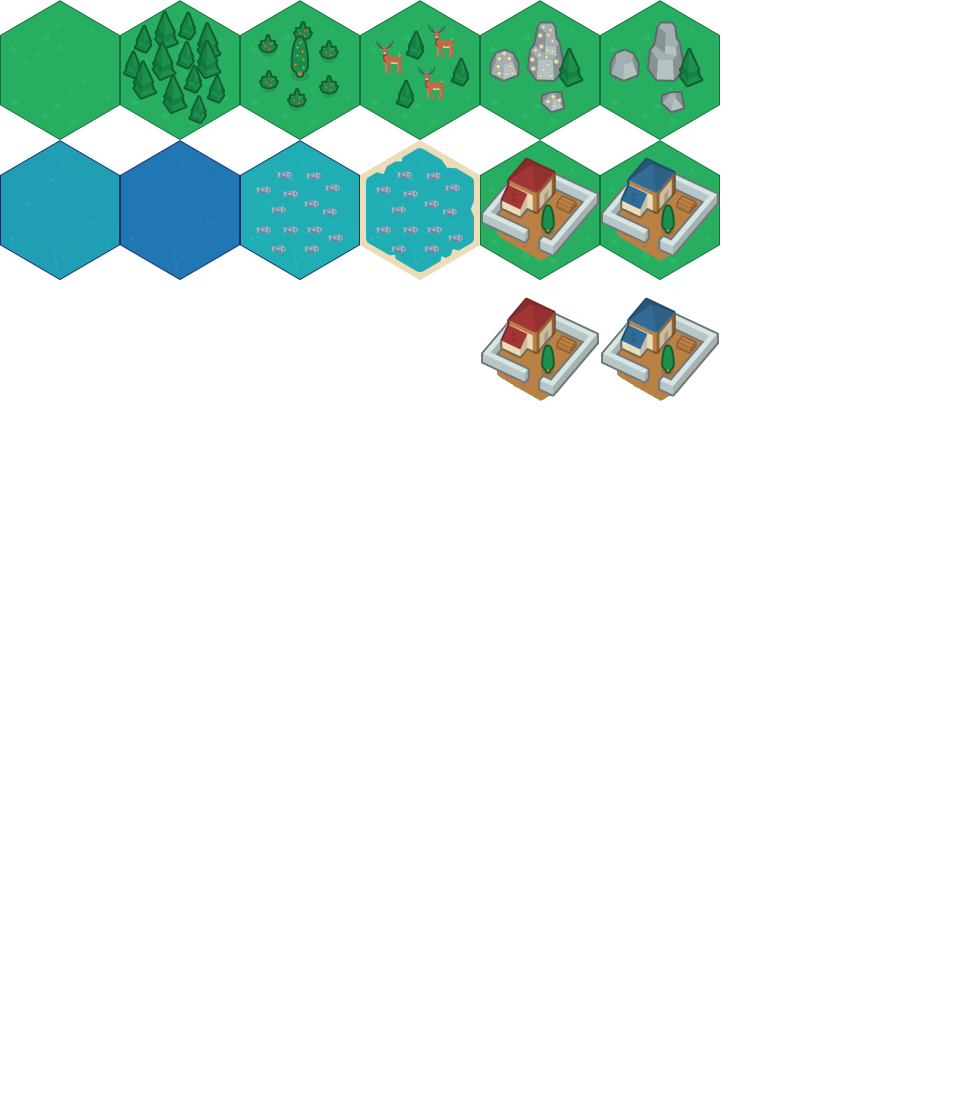
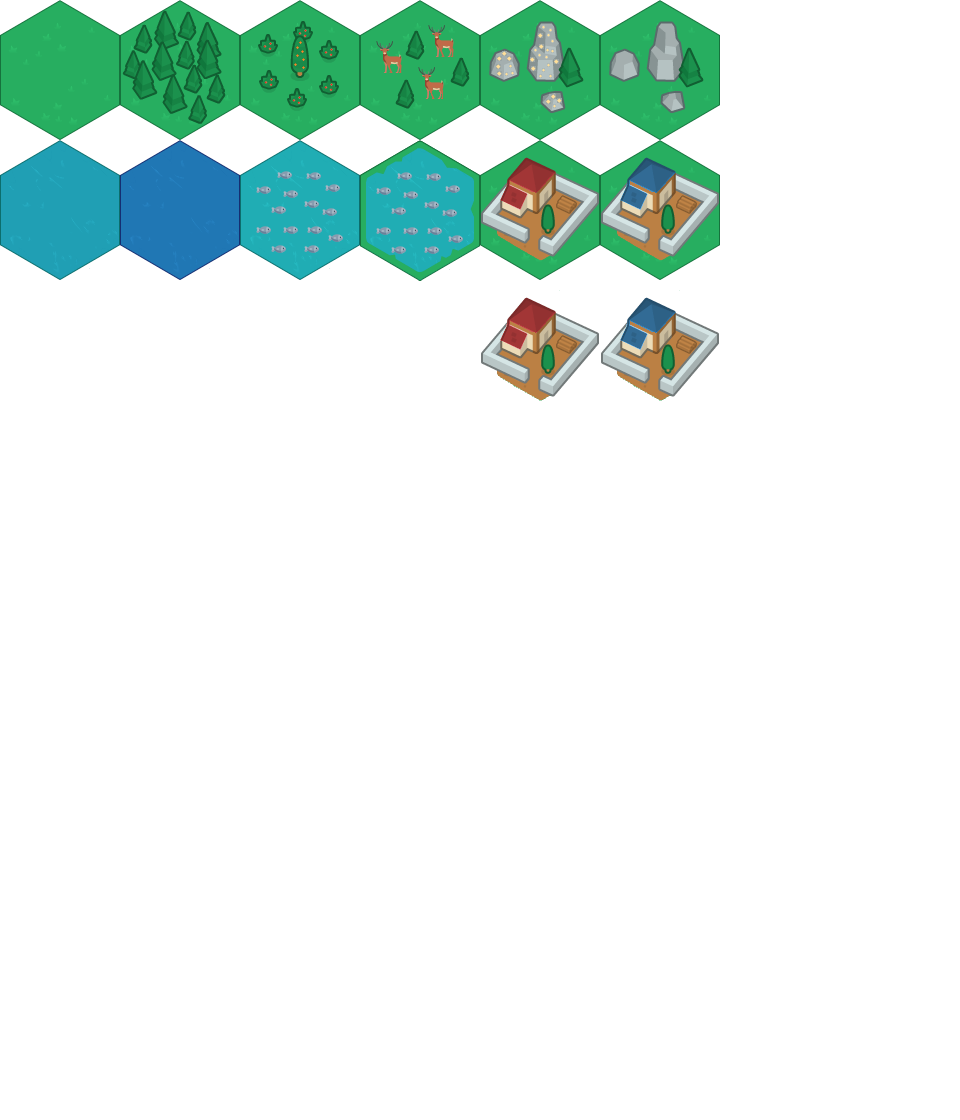
Revision of a layered 960px x 1120px image; what changed, layer by layer:
painted on "tile_lake_fish" over (360, 140, 480, 281)
added layer "tile_grass copy" in group "Resources" over (360, 140, 480, 280)
